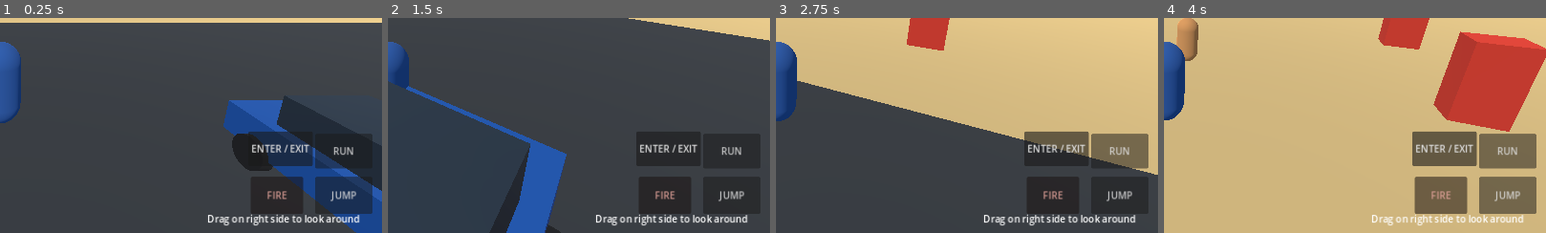
Above: before the commit, frames 1-4 (left to right).
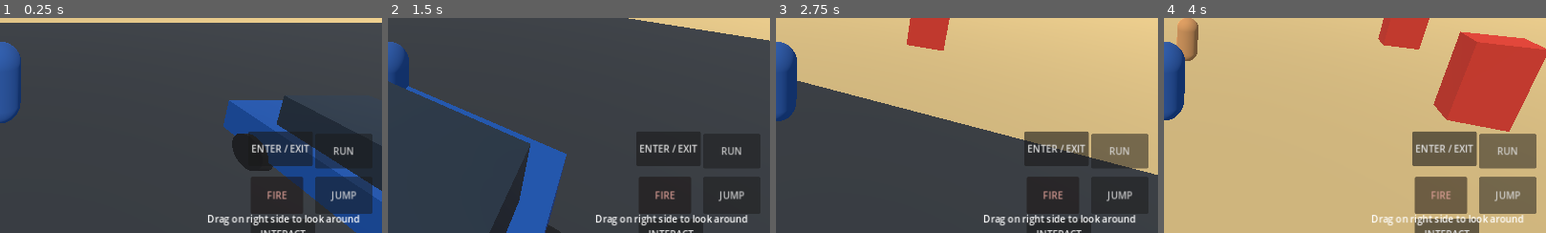
Above: after the commit, the same moments.

Repository: gyarasigujjar57-ops/ProjectZ-OpenWorld
Game: Godot game, scene res://scenes/Main.tscn
Two runs of this game, one before a commit and one after it. Both use one fixed random seed, a clock stepped at 60 frames per second and the inputs below.
Inputs (mouse positions are % of the whole screen's width and height, from its top left):
- Up to frame 1 (0.25 s): no input
- Up to frame 2 (1.5 s): tap Enter (ui_accept) at 0.5, 0.77 s; move the mouse to (72, 45) at 0.52 s; hold Right (ui_right) 0.53-1.28 s; tap E at 0.6 s; click (72, 45) at 0.67 s; move the mouse to (45, 50) at 1.27 s; hold Up (ui_up) from 1.28 s (still down); tap F at 1.35 s
- Up to frame 3 (2.75 s): keep holding Up (ui_up); tap Enter (ui_accept) at 1.52 s; move the mouse to (52, 48) at 2.02 s; hold Shift from 2.03 s (still down)
- Up to frame 4 (4 s): keep holding Up (ui_up); move the mouse to (49, 52) at 2.77 s; release Shift at 2.78 s; tap E at 2.85 s; click (49, 52) at 2.92 s; tap Enter (ui_accept) at 3.02, 3.77 s; move the mouse to (57, 51) at 3.52 s; tap F at 3.6 s
The pictures show only the part of the screen within x 50-100%, y 50-100%; the shares and areas given below are measured in that part.

The runs differ from the first frame. In frame 1, 0.8% of the frame differs, in the area x 65-83%, y 93-100%; in frame 2, 0.8%; in frame 3, 0.8%; in frame 4, 1.1%.

Commit message:
Add mobile interact button for service locations

Diff:
--- a/scripts/player.gd
+++ b/scripts/player.gd
@@ -82,6 +82,14 @@
 	enter.focus_mode = Control.FOCUS_NONE
 	layer.add_child(enter)
 	enter.button_down.connect(func(): _toggle_vehicle())
+	var interact := Button.new()
+	interact.text = "INTERACT"
+	interact.set_anchors_preset(Control.PRESET_BOTTOM_RIGHT)
+	interact.position = Vector2(-220, -24)
+	interact.size = Vector2(108, 52)
+	interact.focus_mode = Control.FOCUS_NONE
+	layer.add_child(interact)
+	interact.button_down.connect(func(): _interact_location())
 	var fire := Button.new()
 	fire.text = "FIRE"
 	fire.set_anchors_preset(Control.PRESET_BOTTOM_RIGHT)
